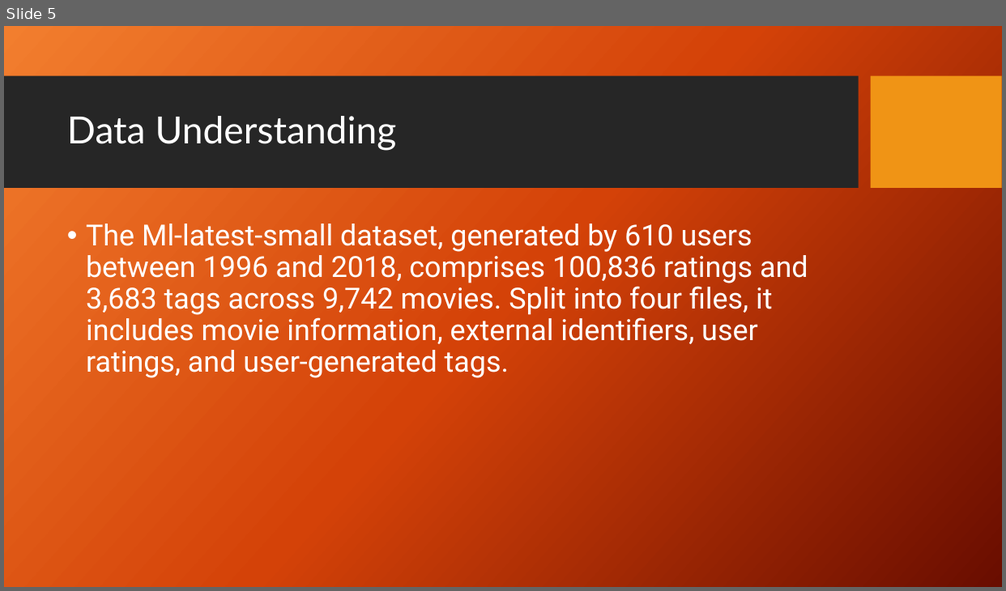
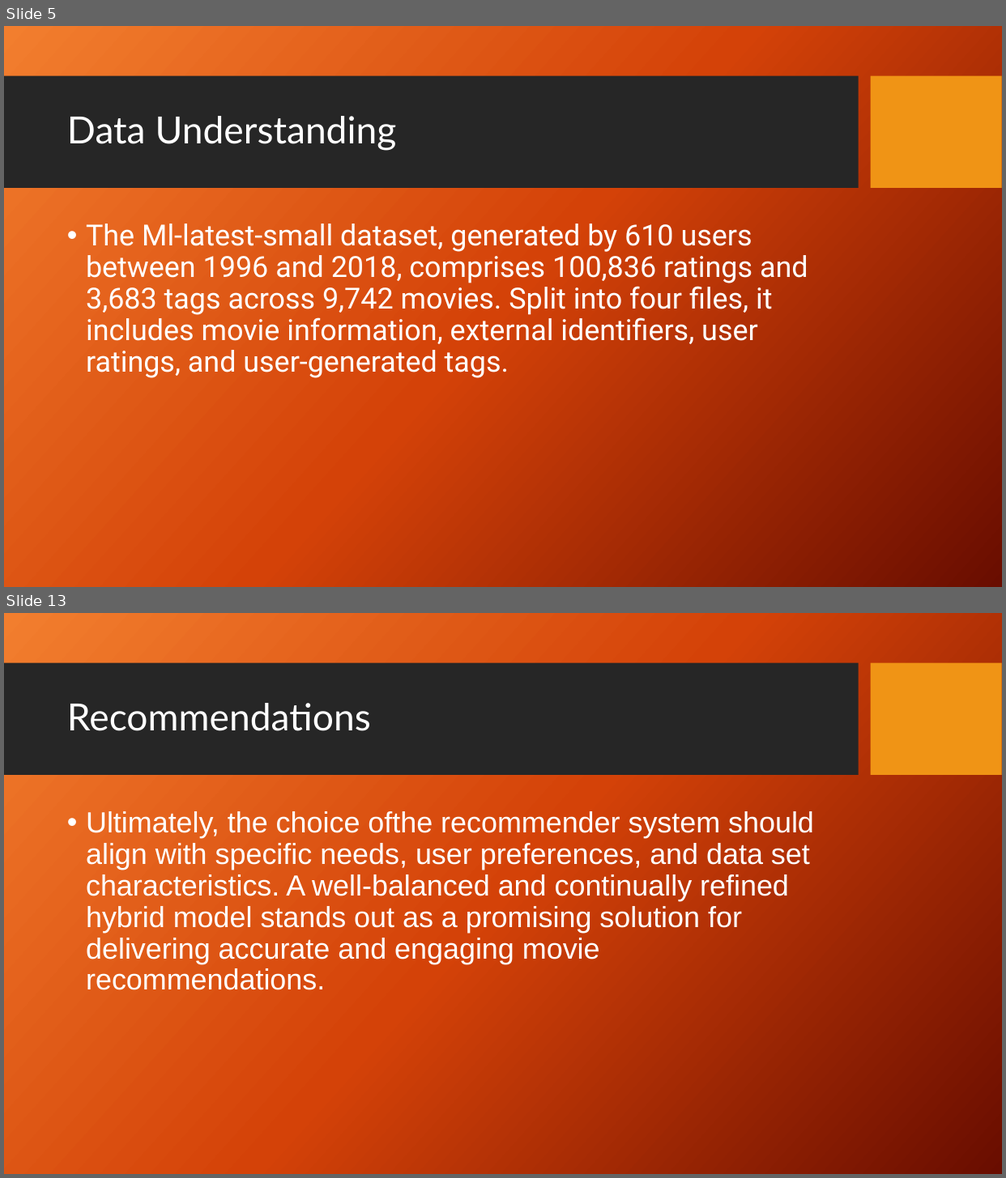
Before and after one commit to djdrjeff/Phase_4_Project, a slide deck: Presentation1.pptx. Shown one above the other, each under a label of ours: slide 5 before the commit, slides 5 and 13 after it; the slides between them are not shown. The pictures are 1006x591 and 1006x1178 pixels, drawn with LibreOffice and Linux fonts; fonts in the diff are those of the drawing; background and template pictures are left out. Boxes give left, top, right and bottom in pixels: in the first picture for what was removed or moved away, otherwise in the second. Text is boxed around its words. In the diff, an @@ line names an element or a change of style, - is before the commit and + after.

```diff
--- a/Presentation1.pptx
+++ b/Presentation1.pptx
@@ slide 13 added at (4,613,1002,1174), background picture (left out); not listed: 2 template elements that a slide beside it also shows @@
@@ title added at (67,703,371,731), 36 pt, text #FFFFFF @@
+Recommendations
@@ text added at (86,811,814,990), 28 pt, text #FFFFFF @@
+• Ultimately, the choice ofthe recommender system should align with specific needs, user preferences, and data set characteristics. A well-balanced and continually refined hybrid model stands out as a promising solution for delivering accurate and engaging movie recommendations.
```
Also in this commit, not shown: 2 slides changed, 7 other slides added.
